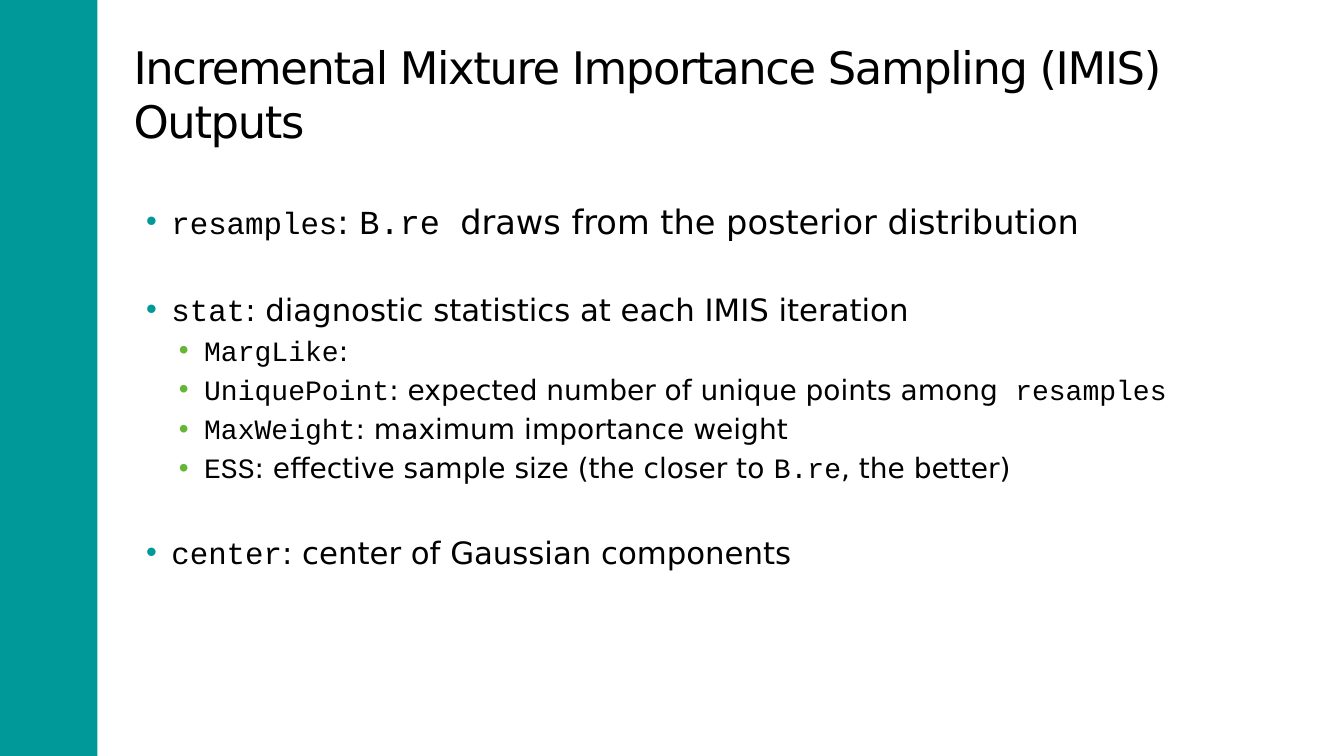
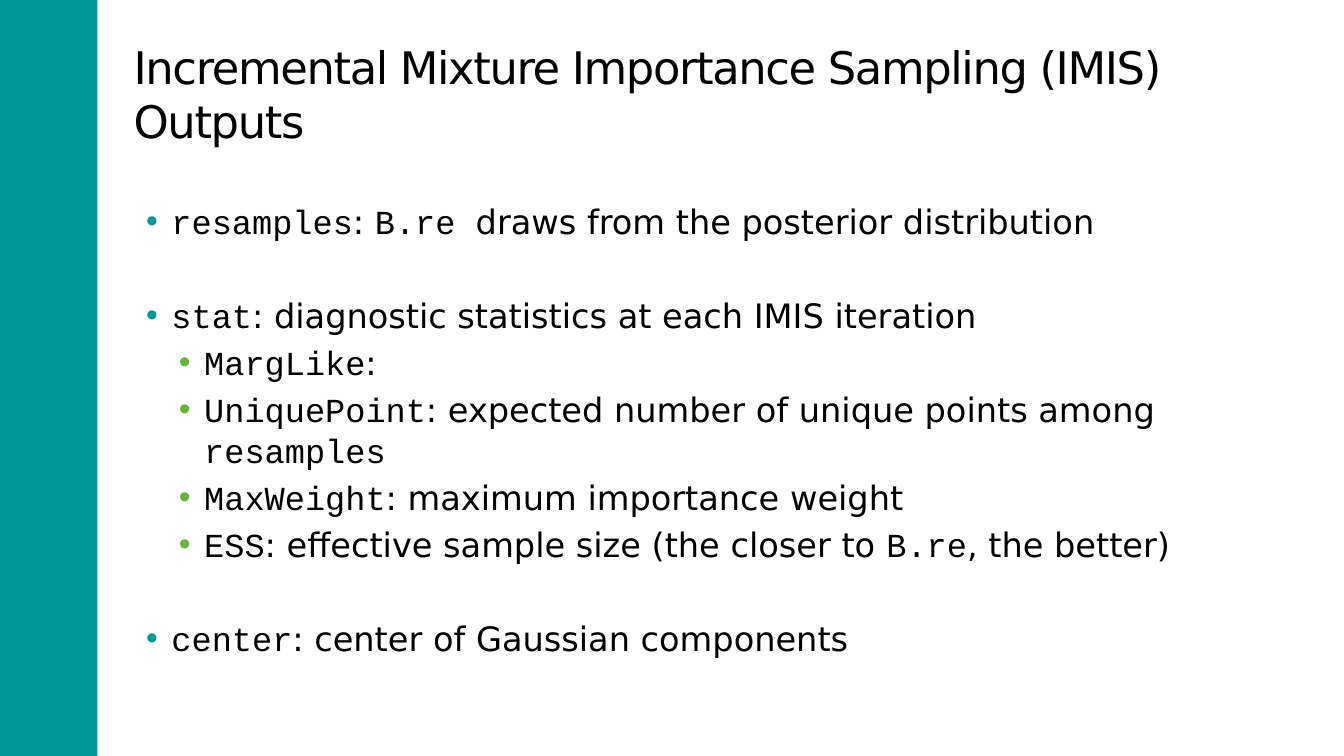
Before and after one commit to DARTH-git/model-calibration-ispor-shortcourse, a slide deck: slide 37 of ISPOR2023_Calibration.pptx. Drawn at 1344x756 pixels with LibreOffice and Linux fonts; fonts in the diff are those of the drawing. Boxes give left, top, right and bottom in pixels: in the first picture for what was removed or moved away, otherwise in the second. Text is boxed around its words. In the diff, an @@ line names an element or a change of style, - is before the commit and + after.

```diff
--- a/ISPOR2023_Calibration.pptx
+++ b/ISPOR2023_Calibration.pptx
@@ text "resamples: B.re draws from the ..." at (171, 208, 1170, 658): size 22 to 24 pt in "resamples:", "stat: diagnostic statistics at each IMIS iteration", "center: center of Gaussian components"; size 20 to 24 pt in "MargLike:", "UniquePoint: expected number of unique points among ...", "MaxWeight: maximum importance weight", "ESS: effective sample size (the closer to ..." @@
```
Also in this commit, not shown: 3 other slides changed, 1 other file.
